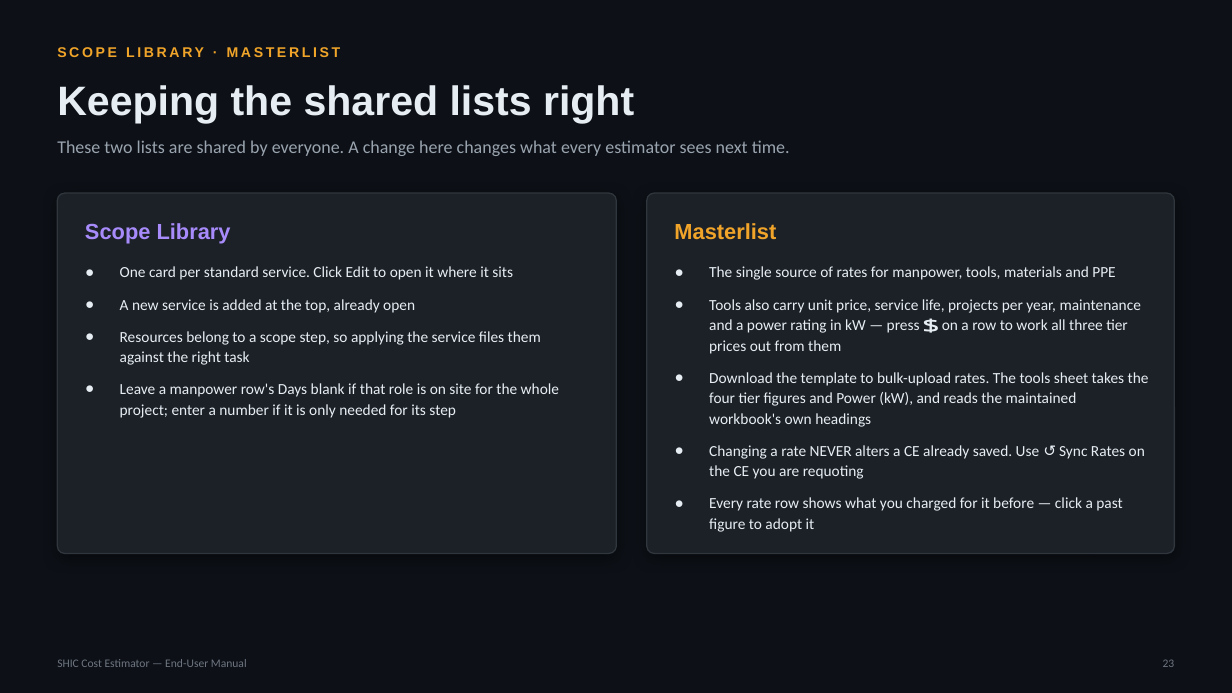
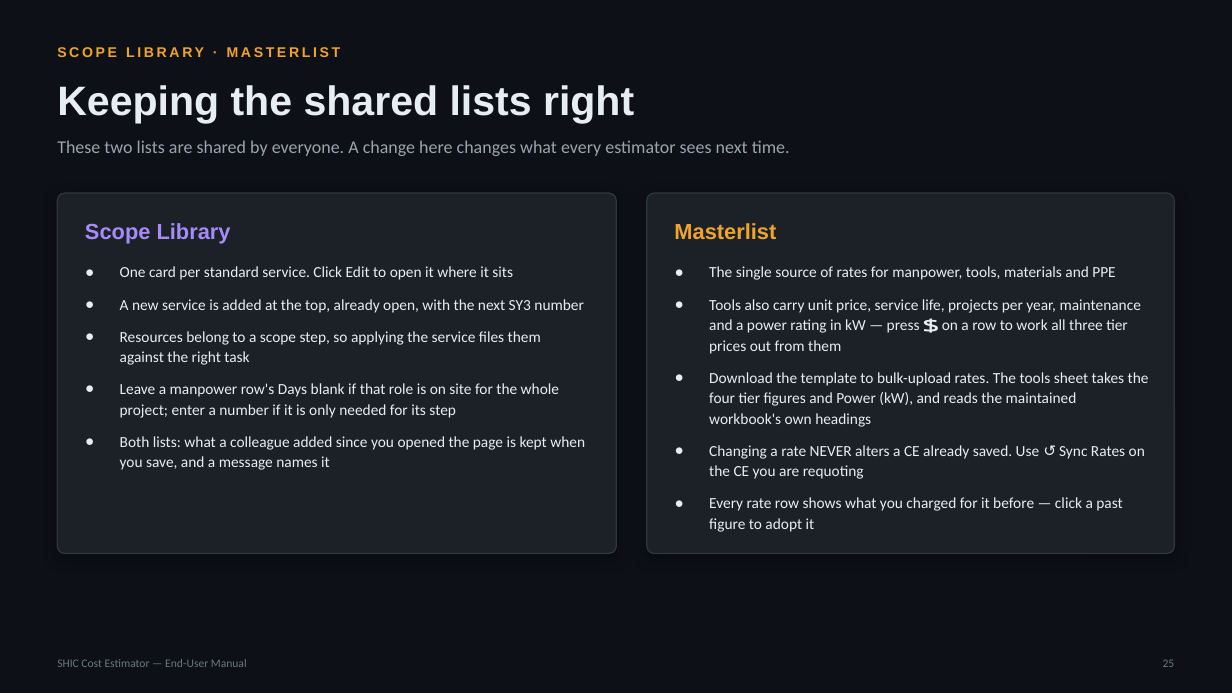
Before and after one commit to SYNERCORE/CostEstimation, a slide deck: slide 25 of docs/SHIC-Cost-Estimator-User-Manual.pptx (slide 23 before the commit). Drawn at 1232x693 pixels with LibreOffice and Linux fonts; fonts in the diff are those of the drawing. Boxes give left, top, right and bottom in pixels: in the first picture for what was removed or moved away, otherwise in the second. Text is boxed around its words. In the diff, an @@ line names an element or a change of style, - is before the commit and + after.

```diff
--- a/docs/SHIC-Cost-Estimator-User-Manual.pptx
+++ b/docs/SHIC-Cost-Estimator-User-Manual.pptx
@@ text at (x1=120, y1=299, x2=584, y2=313): text changed @@
-● A new service is added at the top, already open
+● A new service is added at the top, already open, with the next SY3 number
@@ text at (x1=120, y1=436, x2=585, y2=470): paragraph added @@
+● Both lists: what a colleague added since you opened the page is kept when you save, and a message names it
```
Also in this commit, not shown: 16 other slides changed, 2 slides added.
